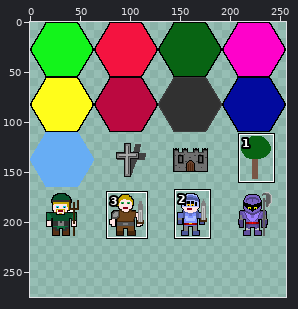
Sprite sheet, stored at android/assets/worlds/tileset.png. Above: a wide view before the commit, with the close-up outlined.
Close-up. The starting point:
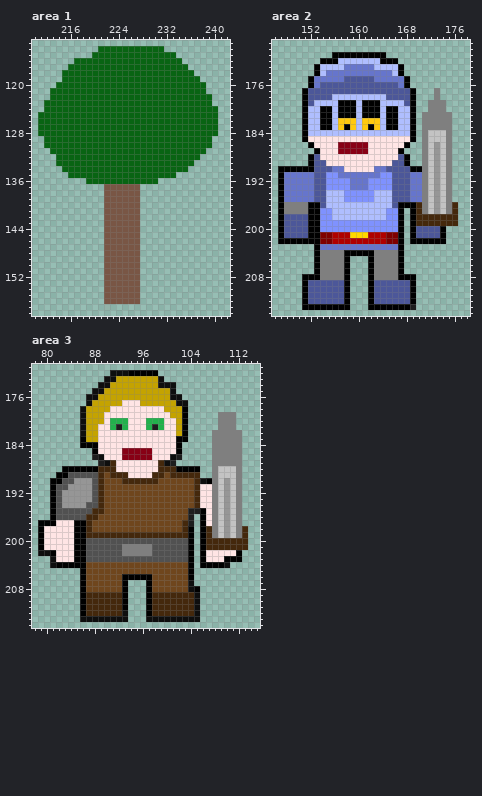
The file is 256x220 pixels. Pixels under 10% opacity are left out. Colours within 5 levels of each other are drawn and written as one. Shown: area 1: x 210..242, y 113..158; area 2: x 146..178, y 169..214; area 3: x 78..115, y 171..214. The old version is drawn lined up with the new one, on the new canvas. The commit also changed other parts of the picture, which this record leaves out.
After the commit:
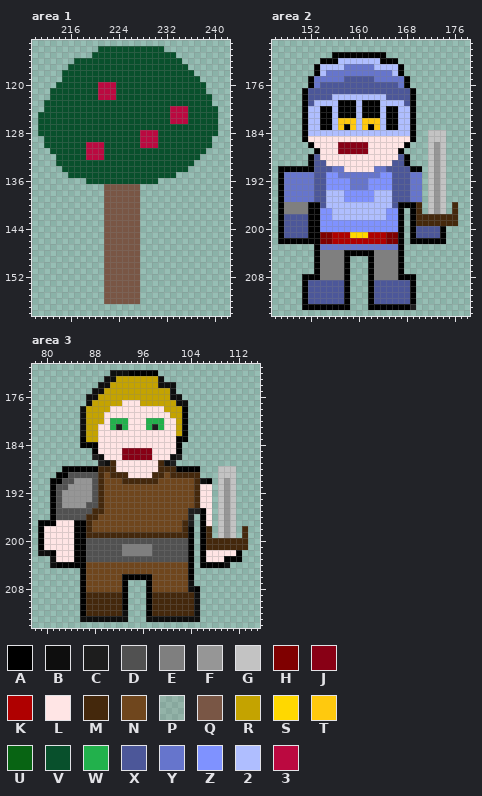
Palette (. is transparent): A #000000  B #0e0e0e  C #1d1d1d  D #515151  E #7f7f7f  F #969696  G #c3c3c3  H #7f0000  J #880015  K #af0000  L #ffe5e5  M #44280c  N #6f461d  P #7956451b  Q #795645  R #c4a300  S #ffd800  T #ffc90e  U #086413  V #08502c  W #22b14c  X #4c5799  Y #6675cc  Z #7f92ff  2 #afbeff  3 #bb0940
Changes in this commit:
canvas 256x220 -> 256x275
Area 1:
The author changed colour U to colour 3 in rows 120 to 122 at x 221 to 223; in rows 124 to 126 at x 233 to 235; in rows 128 to 129 at x 228 to 230; in row 130 at x 219 to 221 and 228 to 230; in rows 131 to 132 at x 219 to 221.
The author changed colour U to colour V in row 114 at x 221 to 231; in row 115 at x 220 to 233; in row 116 at x 217 to 234; in row 117 at x 216 to 235; in row 118 at x 215 to 236; in row 119 at x 215 to 237.
The author changed colour U to colour V in row 120 at x 214 to 220 and 224 to 238; in row 121 at x 213 to 220 and 224 to 238; in row 122 at x 213 to 220 and 224 to 239; in row 123 at x 212 to 239; in row 124 at x 212 to 232 and 236 to 240; in rows 125 to 126 at x 211 to 232 and 236 to 240.
The author changed colour U to colour V in row 127 at x 211 to 240; in row 128 at x 211 to 227 and 231 to 240; in row 129 at x 212 to 227 and 231 to 239; in row 130 at x 212 to 218, 222 to 227 and 231 to 239; in row 131 at x 213 to 218 and 222 to 238; in row 132 at x 214 to 218 and 222 to 237.
The author changed colour U to colour V in row 133 at x 214 to 236; in row 134 at x 215 to 235; in row 135 at x 216 to 233; in row 136 at x 219 to 230.
The author cleared colour P in row 157 at x 222.
Area 2:
The author cleared colour E in rows 177 to 178 at x 173; in rows 179 to 180 at x 172 to 174; in rows 181 to 183 at x 171 to 175; in rows 184 to 197 at x 171 and 175.
Area 3:
The author cleared colour E in rows 179 to 181 at x 109 to 111; in rows 182 to 187 at x 108 to 112; in rows 188 to 199 at x 108 and 112.
Boxes around the changes in both close-ups, in picture pixels (x1, y1, x2, y2):
changed: (38, 46, 218, 184)
erased: (104, 304, 110, 310)
erased: (422, 88, 452, 214)
erased: (212, 412, 242, 538)
